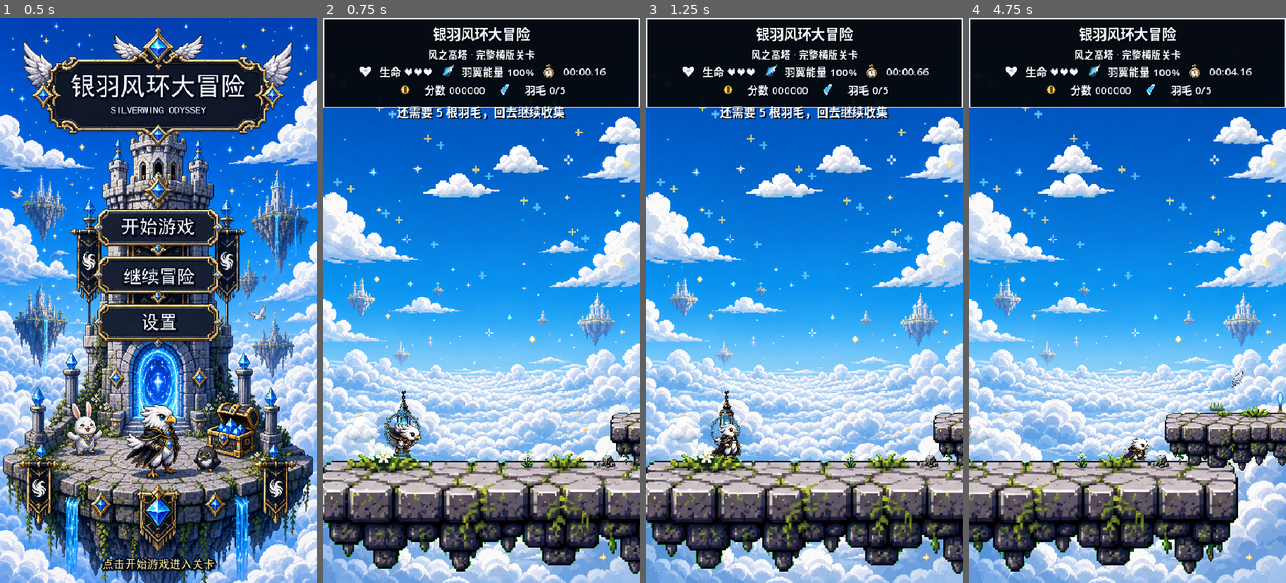
Above: before the commit, frames 1-4 (left to right).
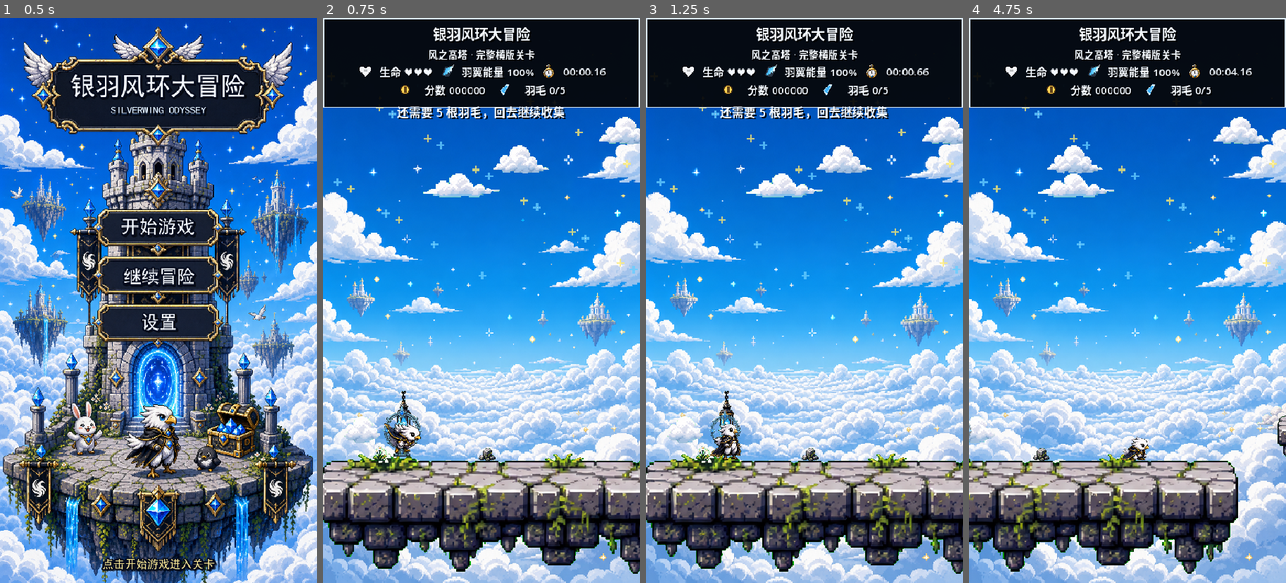
Above: after the commit, the same moments.

Repository: ETO-ze/yinyu-fenghuan-damaoxian
Game: Godot game, scene res://scenes/StartMenu.tscn
Two runs of this game, one before a commit and one after it. Both use one fixed random seed, a clock stepped at 60 frames per second and the inputs below.
Inputs (mouse positions are in pixels of both pictures, inside the frame that each line leads up to):
- Up to frame 1 (0.5 s): no input
- Up to frame 2 (0.75 s): click (484, 227) at 0.5 s
- Up to frame 3 (1.25 s): no input
- Up to frame 4 (4.75 s): tap Enter at 1.25 s; move the mouse to (1197, 272) at 1.27 s; hold S (crouch) 1.28-2.03 s; hold D (move_right) 1.28-2.78 s; tap W at 1.52, 2.27, 3.77, 4.52 s; move the mouse to (1064, 328) at 2.02 s; tap Shift (dash) at 2.1 s; move the mouse to (1159, 176) at 2.77 s; hold A (move_left) 2.78-3.53 s; hold Space (glide) 2.78-3.53 s; move the mouse to (1111, 413) at 3.52 s; hold D (move_right) from 3.53 s (still down); tap J at 3.6 s; move the mouse to (1222, 385) at 4.27 s; hold S (crouch) from 4.28 s (still down)

Frame 1 is identical in both runs. In frame 2, 0.9% of the frame differs, in the area x 15-100%, y 69-80%; in frame 3, 0.9%; in frame 4, 3.6%, in the area x 20-100%, y 62-81%.

Commit message:
chore: document v0.2 prototype state

Diff:
--- a/scenes/levels/Level01Editable.tscn
+++ b/scenes/levels/Level01Editable.tscn
@@ -1,253 +1,228 @@
-[gd_scene load_steps=4 format=3]
-
-[ext_resource type="Script" path="res://scripts/editor/EditableLevelRoot.gd" id="1_root"]
-[ext_resource type="Script" path="res://scripts/editor/EditablePlatform.gd" id="2_platform"]
-[ext_resource type="Script" path="res://scripts/editor/EditableLevelPoint.gd" id="3_point"]
-
-[node name="Level01Editable" type="Node2D"]
+[gd_scene format=3 uid="uid://c5ppix7xbeg2f"]
+
+[ext_resource type="Script" uid="uid://dt0yjgbdo1y4p" path="res://scripts/editor/EditableLevelRoot.gd" id="1_root"]
+[ext_resource type="Script" uid="uid://dduxfpigf5y2m" path="res://scripts/editor/EditablePlatform.gd" id="2_platform"]
+[ext_resource type="Script" uid="uid://cksmifqncdhnh" path="res://scripts/editor/EditableLevelPoint.gd" id="3_point"]
+
+[node name="Level01Editable" type="Node2D" unique_id=1920574063]
 script = ExtResource("1_root")
-level_id = "level_01"
-level_name = "风之高塔 · 完整横版关卡"
-required_feathers = 5
-viewport_size = Vector2(480, 854)
-level_width = 3800.0
-world_bottom = 960.0
-
-[node name="Platforms" type="Node2D" parent="."]
-
-[node name="start_ground" type="Marker2D" parent="Platforms"]
+
+[node name="Platforms" type="Node2D" parent="." unique_id=76902376]
+
+[node name="start_ground" type="Marker2D" parent="Platforms" unique_id=561999834]
 position = Vector2(270, 812)
 script = ExtResource("2_platform")
 platform_name = "start_ground"
 platform_size = Vector2(540, 72)
-route_platform = true
-
-[node name="approach_ground" type="Marker2D" parent="Platforms"]
+
+[node name="approach_ground" type="Marker2D" parent="Platforms" unique_id=276648395]
 position = Vector2(1240, 812)
 script = ExtResource("2_platform")
 platform_name = "approach_ground"
 platform_size = Vector2(500, 72)
 route_platform = false
 
-[node name="portal_ground" type="Marker2D" parent="Platforms"]
-position = Vector2(2220, 812)
+[node name="portal_ground" type="Marker2D" parent="Platforms" unique_id=1222029270]
+position = Vector2(2391, 810)
 script = ExtResource("2_platform")
 platform_name = "portal_ground"
 platform_size = Vector2(520, 72)
 route_platform = false
 
-[node name="tower_ground" type="Marker2D" parent="Platforms"]
-position = Vector2(3340, 812)
+[node name="tower_ground" type="Marker2D" parent="Platforms" unique_id=584475253]
+position = Vector2(3607, 821)
 script = ExtResource("2_platform")
 platform_name = "tower_ground"
 platform_size = Vector2(620, 72)
 route_platform = false
 
-[node name="start_step" type="Marker2D" parent="Platforms"]
-position = Vector2(540, 718)
+[node name="start_step" type="Marker2D" parent="Platforms" unique_id=1768580000]
+position = Vector2(711, 722)
 script = ExtResource("2_platform")
 platform_name = "start_step"
 platform_size = Vector2(190, 30)
-route_platform = true
-
-[node name="floating_a" type="Marker2D" parent="Platforms"]
-position = Vector2(890, 648)
+
+[node name="floating_a" type="Marker2D" parent="Platforms" unique_id=1264375598]
+position = Vector2(1001, 642)
 script = ExtResource("2_platform")
 platform_name = "floating_a"
 platform_size = Vector2(188, 30)
-route_platform = true
-
-[node name="floating_b" type="Marker2D" parent="Platforms"]
-position = Vector2(1240, 580)
+
+[node name="floating_b" type="Marker2D" parent="Platforms" unique_id=1837224222]
+position = Vector2(1333, 585)
 script = ExtResource("2_platform")
 platform_name = "floating_b"
 platform_size = Vector2(206, 30)
-route_platform = true
-
-[node name="floating_c" type="Marker2D" parent="Platforms"]
-position = Vector2(1580, 638)
+
+[node name="floating_c" type="Marker2D" parent="Platforms" unique_id=408045338]
+position = Vector2(1627, 692)
 script = ExtResource("2_platform")
 platform_name = "floating_c"
 platform_size = Vector2(220, 30)
-route_platform = true
-
-[node name="portal_left" type="Marker2D" parent="Platforms"]
-position = Vector2(1920, 570)
+
+[node name="portal_left" type="Marker2D" parent="Platforms" unique_id=204910820]
+position = Vector2(1936, 604)
 script = ExtResource("2_platform")
 platform_name = "portal_left"
 platform_size = Vector2(210, 30)
-route_platform = true
-
-[node name="portal_right" type="Marker2D" parent="Platforms"]
-position = Vector2(2260, 620)
+
+[node name="portal_right" type="Marker2D" parent="Platforms" unique_id=762963491]
+position = Vector2(2267, 526)
 script = ExtResource("2_platform")
 platform_name = "portal_right"
 platform_size = Vector2(210, 30)
-route_platform = true
-
-[node name="tower_step_a" type="Marker2D" parent="Platforms"]
-position = Vector2(2600, 678)
+
+[node name="tower_step_a" type="Marker2D" parent="Platforms" unique_id=374397446]
+position = Vector2(2815, 694)
 script = ExtResource("2_platform")
 platform_name = "tower_step_a"
 platform_size = Vector2(220, 30)
-route_platform = true
-
-[node name="tower_step_b" type="Marker2D" parent="Platforms"]
-position = Vector2(2960, 606)
+
+[node name="tower_step_b" type="Marker2D" parent="Platforms" unique_id=781071135]
+position = Vector2(3131, 611)
 script = ExtResource("2_platform")
 platform_name = "tower_step_b"
 platform_size = Vector2(210, 30)
-route_platform = true
-
-[node name="tower_finish" type="Marker2D" parent="Platforms"]
-position = Vector2(3420, 710)
+
+[node name="tower_finish" type="Marker2D" parent="Platforms" unique_id=368462840]
+position = Vector2(3612, 720)
 script = ExtResource("2_platform")
 platform_name = "tower_finish"
 platform_size = Vector2(360, 34)
-route_platform = true
-
-[node name="Feathers" type="Node2D" parent="."]
-
-[node name="Feather_01" type="Marker2D" parent="Feathers"]
-position = Vector2(540, 659)
-script = ExtResource("3_point")
-point_type = "feather"
+
+[node name="Feathers" type="Node2D" parent="." unique_id=760815981]
+
+[node name="Feather_01" type="Marker2D" parent="Feathers" unique_id=537850180]
+position = Vector2(710, 681)
+script = ExtResource("3_point")
 point_id = "feather_01"
 
-[node name="Feather_02" type="Marker2D" parent="Feathers"]
-position = Vector2(890, 589)
-script = ExtResource("3_point")
-point_type = "feather"
+[node name="Feather_02" type="Marker2D" parent="Feathers" unique_id=195136550]
+position = Vector2(1001, 602)
+script = ExtResource("3_point")
 point_id = "feather_02"
 
-[node name="Feather_03" type="Marker2D" parent="Feathers"]
-position = Vector2(1240, 521)
-script = ExtResource("3_point")
-point_type = "feather"
+[node name="Feather_03" type="Marker2D" parent="Feathers" unique_id=721326567]
+position = Vector2(1333, 548)
+script = ExtResource("3_point")
 point_id = "feather_03"
 
-[node name="Feather_04" type="Marker2D" parent="Feathers"]
-position = Vector2(1580, 579)
-script = ExtResource("3_point")
-point_type = "feather"
+[node name="Feather_04" type="Marker2D" parent="Feathers" unique_id=547796453]
+position = Vector2(1623, 663)
+script = ExtResource("3_point")
 point_id = "feather_04"
 
-[node name="Feather_05" type="Marker2D" parent="Feathers"]
+[node name="Feather_05" type="Marker2D" parent="Feathers" unique_id=122489903]
 position = Vector2(1920, 511)
 script = ExtResource("3_point")
-point_type = "feather"
 point_id = "feather_05"
 
-[node name="Feather_06" type="Marker2D" parent="Feathers"]
-position = Vector2(2260, 561)
-script = ExtResource("3_point")
-point_type = "feather"
+[node name="Feather_06" type="Marker2D" parent="Feathers" unique_id=2040270166]
+position = Vector2(2266, 483)
+script = ExtResource("3_point")
 point_id = "feather_06"
 
-[node name="Feather_07" type="Marker2D" parent="Feathers"]
-position = Vector2(2600, 619)
-script = ExtResource("3_point")
-point_type = "feather"
+[node name="Feather_07" type="Marker2D" parent="Feathers" unique_id=1553962576]
+position = Vector2(2815, 649)
+script = ExtResource("3_point")
 point_id = "feather_07"
 
-[node name="Feather_08" type="Marker2D" parent="Feathers"]
-position = Vector2(2960, 547)
-script = ExtResource("3_point")
-point_type = "feather"
+[node name="Feather_08" type="Marker2D" parent="Feathers" unique_id=240148048]
+position = Vector2(3126, 561)
+script = ExtResource("3_point")
 point_id = "feather_08"
 
-[node name="Feather_09" type="Marker2D" parent="Feathers"]
-position = Vector2(3300, 650)
-script = ExtResource("3_point")
-point_type = "feather"
+[node name="Feather_09" type="Marker2D" parent="Feathers" unique_id=623745260]
+position = Vector2(3446, 668)
+script = ExtResource("3_point")
 point_id = "feather_09"
 
-[node name="Coins" type="Node2D" parent="."]
-
-[node name="Coin_01" type="Marker2D" parent="Coins"]
-position = Vector2(700, 765)
+[node name="Coins" type="Node2D" parent="." unique_id=1615057909]
+
+[node name="Coin_01" type="Marker2D" parent="Coins" unique_id=342382676]
+position = Vector2(711, 552)
 script = ExtResource("3_point")
 point_type = "coin"
 point_id = "coin_01"
 
-[node name="Coin_02" type="Marker2D" parent="Coins"]
-position = Vector2(1050, 765)
+[node name="Coin_02" type="Marker2D" parent="Coins" unique_id=32710768]
+position = Vector2(1009, 756)
 script = ExtResource("3_point")
 point_type = "coin"
 point_id = "coin_02"
 
-[node name="Coin_03" type="Marker2D" parent="Coins"]
-position = Vector2(1390, 765)
+[node name="Coin_03" type="Marker2D" parent="Coins" unique_id=1740701594]
+position = Vector2(1458, 756)
 script = ExtResource("3_point")
 point_type = "coin"
 point_id = "coin_03"
 
-[node name="Coin_04" type="Marker2D" parent="Coins"]
-position = Vector2(1740, 765)
+[node name="Coin_04" type="Marker2D" parent="Coins" unique_id=107063357]
+position = Vector2(2260, 361)
 script = ExtResource("3_point")
 point_type = "coin"
 point_id = "coin_04"
 
-[node name="Coin_05" type="Marker2D" parent="Coins"]
-position = Vector2(2100, 765)
+[node name="Coin_05" type="Marker2D" parent="Coins" unique_id=127695226]
+position = Vector2(2246, 742)
 script = ExtResource("3_point")
 point_type = "coin"
 point_id = "coin_05"
 
-[node name="Coin_06" type="Marker2D" parent="Coins"]
-position = Vector2(2440, 765)
+[node name="Coin_06" type="Marker2D" parent="Coins" unique_id=1268333446]
+position = Vector2(2458, 744)
 script = ExtResource("3_point")
 point_type = "coin"
 point_id = "coin_06"
 
-[node name="Coin_07" type="Marker2D" parent="Coins"]
-position = Vector2(2780, 660)
+[node name="Coin_07" type="Marker2D" parent="Coins" unique_id=992591797]
+position = Vector2(2737, 477)
 script = ExtResource("3_point")
 point_type = "coin"
 point_id = "coin_07"
 
-[node name="Coin_08" type="Marker2D" parent="Coins"]
-position = Vector2(3180, 660)
+[node name="Coin_08" type="Marker2D" parent="Coins" unique_id=964607643]
+position = Vector2(3191, 477)
 script = ExtResource("3_point")
 point_type = "coin"
 point_id = "coin_08"
 
-[node name="Special" type="Node2D" parent="."]
-
-[node name="PlayerStart" type="Marker2D" parent="Special"]
+[node name="Special" type="Node2D" parent="." unique_id=1166991659]
+
+[node name="PlayerStart" type="Marker2D" parent="Special" unique_id=1832262541]
 position = Vector2(120, 730)
 script = ExtResource("3_point")
 point_type = "player_start"
 point_id = "player_start"
 
-[node name="CentralWindRing" type="Marker2D" parent="Special"]
-position = Vector2(2050, 630)
+[node name="CentralWindRing" type="Marker2D" parent="Special" unique_id=611855252]
+position = Vector2(2156, 703)
 script = ExtResource("3_point")
 point_type = "wind_ring"
 point_id = "central_wind_ring"
 
-[node name="NextLevelPortal" type="Marker2D" parent="Special"]
-position = Vector2(3420, 620)
+[node name="NextLevelPortal" type="Marker2D" parent="Special" unique_id=1375311634]
+position = Vector2(3607, 668)
 script = ExtResource("3_point")
 point_type = "portal"
 point_id = "portal"
 
-[node name="Checkpoints" type="Node2D" parent="."]
-
-[node name="Checkpoint_Start" type="Marker2D" parent="Checkpoints"]
+[node name="Checkpoints" type="Node2D" parent="." unique_id=240099675]
+
+[node name="Checkpoint_Start" type="Marker2D" parent="Checkpoints" unique_id=1374987038]
 position = Vector2(120, 730)
 script = ExtResource("3_point")
 point_type = "checkpoint"
 point_id = "start"
 
-[node name="Checkpoint_MidWindRing" type="Marker2D" parent="Checkpoints"]
-position = Vector2(2050, 720)
+[node name="Checkpoint_MidWindRing" type="Marker2D" parent="Checkpoints" unique_id=560924688]
+position = Vector2(2156, 756)
 script = ExtResource("3_point")
 point_type = "checkpoint"
 point_id = "mid_wind_ring"
 
-[node name="Checkpoint_BeforeTower" type="Marker2D" parent="Checkpoints"]
-position = Vector2(2960, 560)
+[node name="Checkpoint_BeforeTower" type="Marker2D" parent="Checkpoints" unique_id=1845480238]
+position = Vector2(3327, 743)
 script = ExtResource("3_point")
 point_type = "checkpoint"
 point_id = "before_tower"
--- a/scripts/AudioManager.gd
+++ b/scripts/AudioManager.gd
@@ -5,6 +5,7 @@
 	"menu_confirm": "res://assets/audio/sfx/menu_confirm.wav",
 	"jump": "res://assets/audio/sfx/jump.wav",
 	"land": "res://assets/audio/sfx/land.wav",
+	"fall_respawn": "res://assets/audio/sfx/fall_respawn.wav",
 	"dash": "res://assets/audio/sfx/dash.wav",
 	"collect_feather": "res://assets/audio/sfx/collect_feather.wav",
 	"collect_coin": "res://assets/audio/sfx/collect_coin.wav",
@@ -61,7 +62,7 @@
 		_warn_once("unknown_bgm_" + name, "AudioManager: unknown bgm: %s" % name)
 		return
 
-	var stream := _load_audio_stream(BGM_PATHS[name])
+	var stream := _load_bgm_stream(BGM_PATHS[name])
 	if stream == null:
 		_warn_once("missing_bgm_" + name, "AudioManager: missing bgm resource: %s" % BGM_PATHS[name])
 		return
@@ -92,6 +93,14 @@
 	return load(path) as AudioStream
 
 
+func _load_bgm_stream(path: String) -> AudioStream:
+	var stream := _load_audio_stream(path)
+	if stream is AudioStreamWAV:
+		var wav := stream as AudioStreamWAV
+		wav.loop_mode = AudioStreamWAV.LOOP_FORWARD
+	return stream
+
+
 func _warn_once(key: String, message: String) -> void:
 	if _last_missing_warning.has(key):
 		return
--- a/scripts/Main.gd
+++ b/scripts/Main.gd
@@ -35,6 +35,7 @@
 	if level_data == null:
 		push_error("Main: failed to load first level data.")
 		return
+	_sync_level_bounds_to_content()
 	var save_manager := get_node_or_null("/root/SaveManager")
 	if save_manager != null:
 		var loaded_save: Variant = save_manager.call("consume_pending_continue")
@@ -254,15 +255,18 @@
 
 
 func _spawn_decorations() -> void:
-	_add_decorative_wind_ring(level_data.central_wind_ring_position)
-	_add_wind_banner(Vector2(2075, 760))
-	_add_finish_tower(Vector2(3420, 710))
-	_add_npc(Vector2(3272, 732), "bird")
-	_add_npc(Vector2(3500, 732), "rabbit")
-	_add_npc(Vector2(3388, 736), "hood")
-	_spawn_reward_chest(Vector2(3610, 760))
-	_add_generated_sprite("res://assets/environment/prop_blue_lantern_00.png", Vector2(122, 702), Vector2(0.46, 0.46), 7)
-	_add_generated_sprite("res://assets/environment/prop_blue_lantern_00.png", Vector2(2085, 742), Vector2(0.42, 0.42), 7)
+	var wind_ring_pos := level_data.central_wind_ring_position
+	var tower_base := _platform_center_or("tower_finish", level_data.portal_position + Vector2(0, 90))
+
+	_add_decorative_wind_ring(wind_ring_pos)
+	_add_wind_banner(wind_ring_pos + Vector2(25, 130))
+	_add_finish_tower(tower_base)
+	_add_npc(_platform_surface_pos("tower_finish", -0.39, -6.0, tower_base + Vector2(-140, -6)), "bird")
+	_add_npc(_platform_surface_pos("tower_finish", 0.35, -6.0, tower_base + Vector2(126, -6)), "rabbit")
+	_add_npc(_platform_surface_pos("tower_finish", 0.00, -6.0, tower_base + Vector2(0, -6)), "hood")
+	_spawn_reward_chest(_platform_surface_pos("tower_ground", 0.32, -16.0, level_data.portal_position + Vector2(190, 92)))
+	_add_generated_sprite("res://assets/environment/prop_blue_lantern_00.png", level_data.player_start + Vector2(2, -28), Vector2(0.46, 0.46), 7)
+	_add_generated_sprite("res://assets/environment/prop_blue_lantern_00.png", wind_ring_pos + Vector2(35, 112), Vector2(0.42, 0.42), 7)
 	_spawn_platform_props()
 
 
@@ -278,41 +282,77 @@
 
 func _spawn_platform_props() -> void:
 	# Small reusable props keep platforms from repeating one visual silhouette.
-	var grass_points := [
-		Vector2(515, 686), Vector2(880, 616), Vector2(1260, 548),
-		Vector2(1592, 606), Vector2(1910, 538), Vector2(2268, 588),
-		Vector2(2605, 646), Vector2(2968, 574), Vector2(3318, 676)
+	var grass_specs := [
+		["start_step", -0.28], ["floating_a", -0.14], ["floating_b", 0.10],
+		["floating_c", -0.05], ["portal_left", -0.18], ["portal_right", 0.08],
+		["tower_step_a", -0.10], ["tower_step_b", 0.12], ["tower_finish", -0.28]
 	]
-	for i in range(grass_points.size()):
-		var path := "res://assets/environment/prop_grass_tuft_%02d.png" % (i % 2)
-		_add_generated_sprite(path, grass_points[i], Vector2(0.72, 0.72), 8)
-
-	var crystal_points := [
-		Vector2(610, 685), Vector2(1340, 548), Vector2(1998, 538),
-		Vector2(2670, 646), Vector2(3376, 676)
+	for i in range(grass_specs.size()):
+		var grass: Array = grass_specs[i]
+		var path := "res://assets/environment/prop_grass_tuft_%02d.png" % (2 + (i % 3))
+		_add_surface_sprite(str(grass[0]), float(grass[1]), -11.0, path, Vector2(0.34, 0.34), 8)
+
+	var crystal_specs := [
+		["start_step", 0.36], ["floating_b", 0.40], ["portal_left", 0.38],
+		["tower_step_a", 0.32], ["tower_finish", 0.38]
 	]
-	for i in range(crystal_points.size()):
-		var path := "res://assets/environment/prop_crystal_post_%02d.png" % (i % 2)
-		_add_generated_sprite(path, crystal_points[i], Vector2(0.42, 0.42), 7)
-
-	var flower_points := [
-		Vector2(310, 774), Vector2(1160, 774), Vector2(2150, 774),
-		Vector2(2878, 568), Vector2(3480, 674)
+	for i in range(crystal_specs.size()):
+		var crystal: Array = crystal_specs[i]
+		var path := "res://assets/environment/prop_crystal_post_%02d.png" % (2 + (i % 3))
+		_add_surface_sprite(str(crystal[0]), float(crystal[1]), -23.0, path, Vector2(0.28, 0.28), 7)
+
+	var flower_specs := [
+		["start_ground", -0.34], ["approach_ground", -0.16], ["portal_ground", -0.06],
+		["tower_step_b", -0.35], ["tower_finish", 0.18]
 	]
-	for i in range(flower_points.size()):
+	for i in range(flower_specs.size()):
+		var flower: Array = flower_specs[i]
 		var path := "res://assets/environment/prop_flower_cluster_%02d.png" % (i % 2)
-		_add_generated_sprite(path, flower_points[i], Vector2(0.34, 0.34), 8)
-
-	var rock_points := [
-		Vector2(430, 776), Vector2(1710, 776), Vector2(2475, 776),
-		Vector2(3198, 674)
+		_add_surface_sprite(str(flower[0]), float(flower[1]), -12.0, path, Vector2(0.34, 0.34), 8)
+
+	var rock_specs := [
+		["start_ground", -0.04], ["approach_ground", 0.44],
+		["portal_ground", 0.34], ["tower_finish", -0.42]
 	]
-	for i in range(rock_points.size()):
+	for i in range(rock_specs.size()):
+		var rock: Array = rock_specs[i]
 		var path := "res://assets/environment/prop_rock_cluster_%02d.png" % (i % 2)
-		_add_generated_sprite(path, rock_points[i], Vector2(0.30, 0.30), 7)
-
-	_add_generated_sprite("res://assets/environment/prop_chain_arch_00.png", Vector2(3536, 688), Vector2(0.28, 0.28), 6)
-	_add_generated_sprite("res://assets/environment/prop_cloud_bird_00.png", Vector2(3680, 505), Vector2(0.30, 0.30), -60)
+		_add_surface_sprite(str(rock[0]), float(rock[1]), -10.0, path, Vector2(0.30, 0.30), 7)
+
+	_add_generated_sprite("res://assets/environment/prop_chain_arch_00.png", _platform_surface_pos("tower_finish", 0.33, -5.0, level_data.portal_position + Vector2(115, 20)), Vector2(0.28, 0.28), 6)
+	_add_generated_sprite("res://assets/environment/prop_cloud_bird_00.png", _platform_center_or("tower_finish", level_data.portal_position) + Vector2(260, -205), Vector2(0.30, 0.30), -60)
+
+
+func _sync_level_bounds_to_content() -> void:
+	var right_edge := level_data.level_width
+	for data in level_data.platform_layout:
+		right_edge = max(right_edge, _platform_right_x(data) + 180.0)
+	right_edge = max(right_edge, level_data.portal_position.x + 260.0)
+	level_data.level_width = right_edge
+
+
+func _platform_center_or(platform_name: String, fallback: Vector2) -> Vector2:
+	var data := level_data.get_platform_by_name(platform_name)
+	if data.is_empty():
+		return fallback
+	return data.get("center", fallback)
+
+
+func _platform_surface_pos(platform_name: String, x_ratio: float, y_offset: float, fallback: Vector2) -> Vector2:
+	var data := level_data.get_platform_by_name(platform_name)
+	if data.is_empty():
+		return fallback
+
+	var center: Vector2 = data.get("center", fallback)
+	var size: Vector2 = data.get("size", Vector2.ZERO)
+	return Vector2(center.x + size.x * x_ratio, center.y - size.y * 0.5 + y_offset)
+
+
+func _add_surface_sprite(platform_name: String, x_ratio: float, y_offset: float, path: String, sprite_scale: Vector2, z: int) -> bool:
+	var fallback := _platform_center_or(platform_name, Vector2.ZERO)
+	if fallback == Vector2.ZERO:
+		return false
+	return _add_generated_sprite(path, _platform_surface_pos(platform_name, x_ratio, y_offset, fallback), sprite_scale, z)
 
 
 func _create_platform(center: Vector2, size: Vector2, kind: String) -> void:
--- a/scripts/Player.gd
+++ b/scripts/Player.gd
@@ -115,7 +115,12 @@
 	if Input.is_action_just_released("jump") and velocity.y < 0.0:
 		velocity.y *= JUMP_CUT_MULTIPLIER
 
+	var was_grounded := is_on_floor()
+	var previous_vertical_velocity := velocity.y
 	move_and_slide()
+
+	if not was_grounded and is_on_floor() and previous_vertical_velocity > 150.0:
+		_play_sfx("land")
 
 	# Falling below the cloud layer costs one life and returns the hero to the start.
 	if global_position.y > 1060.0:
@@ -167,6 +172,7 @@
 
 
 func _respawn() -> void:
+	_play_sfx("fall_respawn")
 	velocity = Vector2.ZERO
 	lives -= 1
 	if lives <= 0:
@@ -233,7 +239,7 @@
 		"res://assets/characters/hero_silverwing_run_09.png",
 		"res://assets/characters/hero_silverwing_run_10.png",
 		"res://assets/characters/hero_silverwing_run_11.png"
-	], 18.0)
+	], 22.0)
 	_add_sprite_animation(frames, "dash", [
 		"res://assets/characters/hero_silverwing_dash_00.png",
 		"res://assets/characters/hero_silverwing_dash_01.png",
@@ -241,7 +247,7 @@
 		"res://assets/characters/hero_silverwing_dash_03.png",
 		"res://assets/characters/hero_silverwing_dash_04.png",
 		"res://assets/characters/hero_silverwing_dash_05.png"
-	], 16.0)
+	], 20.0)
 	_add_sprite_animation(frames, "crouch", [
 		"res://assets/characters/hero_silverwing_crouch_00.png",
 		"res://assets/characters/hero_silverwing_crouch_01.png",
--- a/scripts/RewardChest.gd
+++ b/scripts/RewardChest.gd
@@ -5,7 +5,7 @@
 @export var score_value := 300
 @export var energy_value := 45.0
 
-const CLOSED_SPRITE_Y := -8.0
+const CLOSED_SPRITE_Y := 0.0
 const OPEN_SPRITE_Y := -22.0
 
 var opened := false
Not shown, changed: assets/audio/bgm/level_01.wav.import
Not shown, changed: assets/audio/bgm/title_theme.wav.import
Not shown, added: assets/audio/sfx/fall_respawn.wav.import
Binary file changed: assets/characters/hero_silverwing_dash_00.png
Binary file changed: assets/characters/hero_silverwing_dash_01.png
Binary file changed: assets/characters/hero_silverwing_dash_02.png
Binary file changed: assets/characters/hero_silverwing_dash_03.png
Binary file changed: assets/characters/hero_silverwing_dash_04.png
Binary file changed: assets/characters/hero_silverwing_dash_05.png
Binary file changed: assets/characters/hero_silverwing_run_00.png
Binary file changed: assets/characters/hero_silverwing_run_01.png
Binary file changed: assets/characters/hero_silverwing_run_02.png
(and 14 more such lines)
